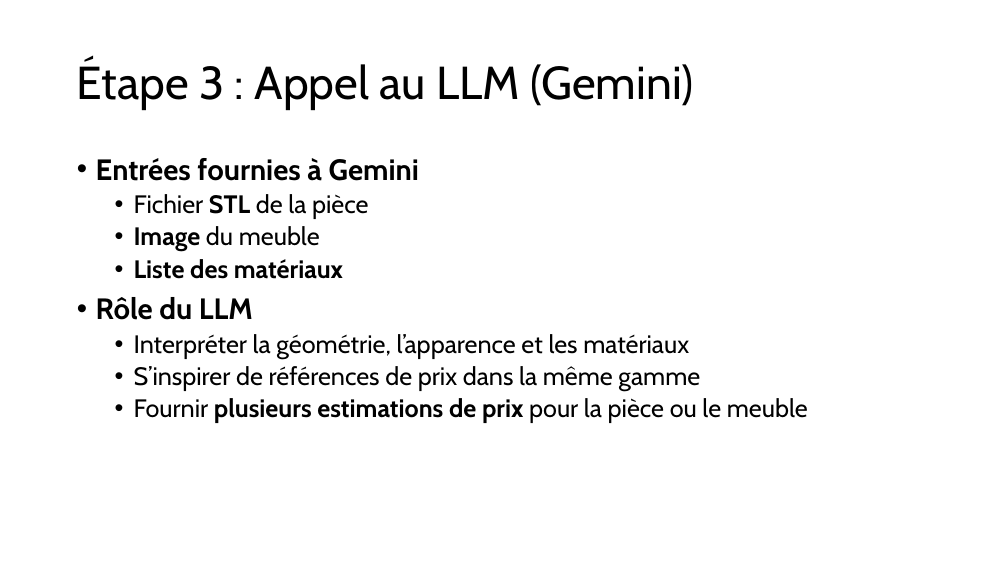
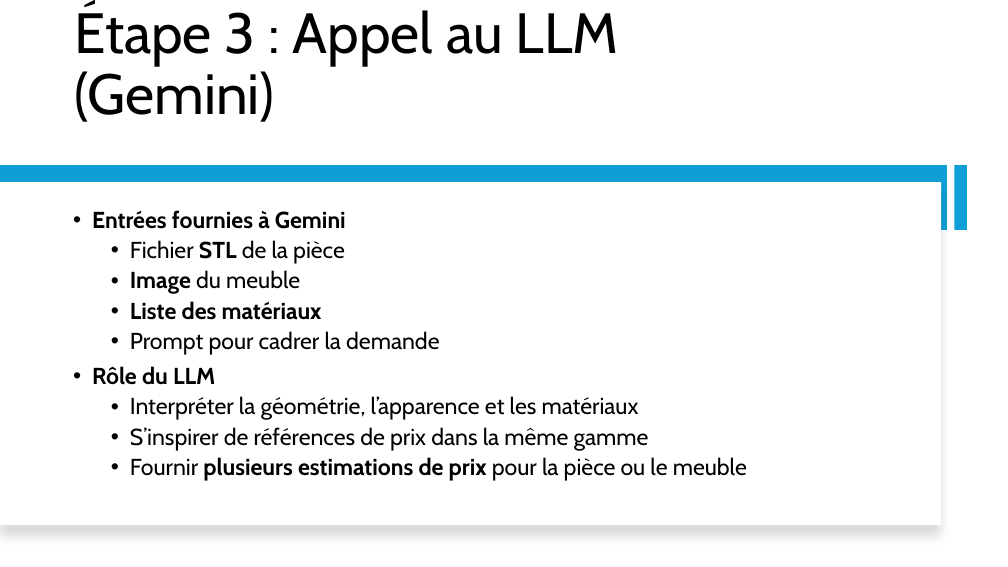
Before and after one commit to IzowRM/Stage-Cetic, a slide deck: slide 5 of Doc Slide/Pluo/Slide_Pluo.pptx. Drawn at 1008x567 pixels with LibreOffice and Linux fonts; fonts in the diff are those of the drawing. Boxes give left, top, right and bottom in pixels: in the first picture for what was removed or moved away, otherwise in the second. Text is boxed around its words. In the diff, an @@ line names an element or a change of style, - is before the commit and + after.

```diff
--- a/Doc Slide/Pluo/Slide_Pluo.pptx
+++ b/Doc Slide/Pluo/Slide_Pluo.pptx
@@ title "Étape 3 : Appel au ..." at (x1=74, y1=4, x2=619, y2=122): size 44 to 54 pt; vertical alignment middle to bottom @@
@@ rectangle added at (x1=0, y1=166, x2=948, y2=230), fill #0F9ED5 @@
@@ rectangle added at (x1=954, y1=166, x2=967, y2=230), fill #0F9ED5 @@
@@ rectangle added at (x1=0, y1=182, x2=941, y2=526), fill #FFFFFF @@
@@ text "Entrées fournies à Gemini" moved from (x1=96, y1=158, x2=808, y2=423) to (x1=92, y1=210, x2=747, y2=481) @@
@@ text "Entrées fournies à Gemini" at (x1=92, y1=210, x2=747, y2=481): vertical alignment top to middle @@
@@ text at (x1=92, y1=210, x2=747, y2=481): size 28 to 22 pt in "Entrées fournies à Gemini", "Rôle du LLM"; size 24 to 22 pt in "Fichier STL de la pièce", "Image du meuble", "Liste des matériaux", "Interpréter la géométrie, l’apparence et les matériaux" and 2 more places @@
@@ text at (x1=130, y1=331, x2=439, y2=355): paragraph added @@
+  • Prompt pour cadrer la demande
```
Also in this commit, not shown: 3 other slides changed, 1 other file.
